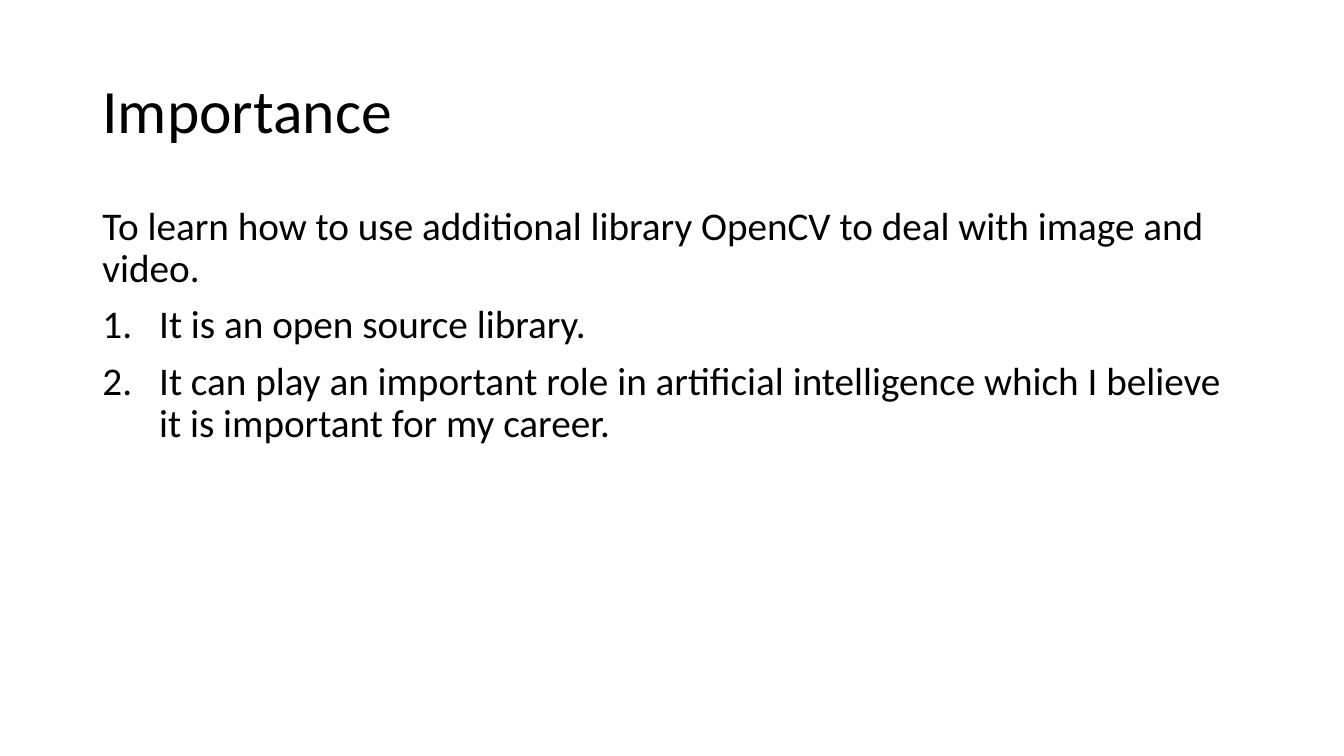
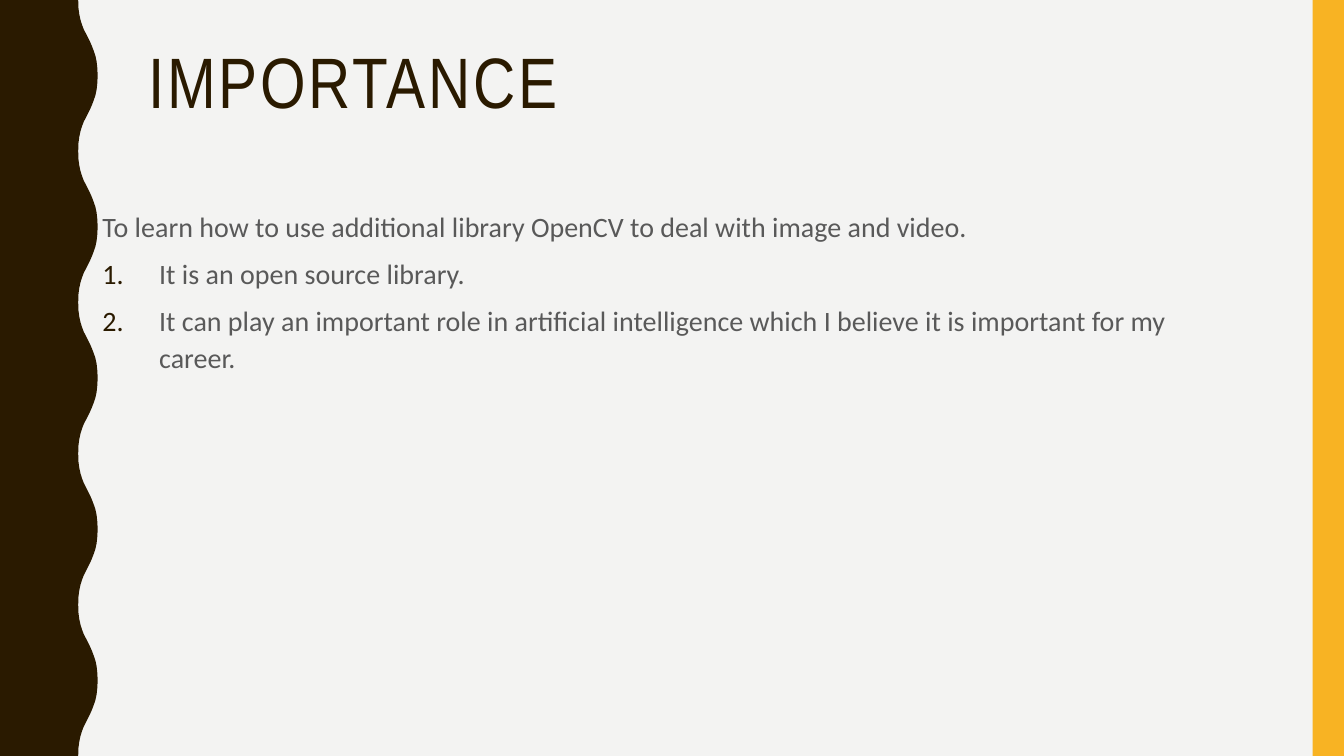
Before and after one commit to pzhu301/165FinalProject-PictureModification, a slide deck: slide 2 of FinalProject.pptx. Drawn at 1344x756 pixels with LibreOffice and Linux fonts; fonts in the diff are those of the drawing. Boxes give left, top, right and bottom in pixels: in the first picture for what was removed or moved away, otherwise in the second. Text is boxed around its words. In the diff, an @@ line names an element or a change of style, - is before the commit and + after.

```diff
--- a/FinalProject.pptx
+++ b/FinalProject.pptx
@@ background #FFFFFF to #F3F3F2 @@
@@ freeform shape added at [0,0,98,756], fill #2A1A00 @@
@@ rectangle added at [1313,0,1344,756], fill #F8B323 @@
@@ title "IMPORTANCE" at [148,58,558,109]: vertical alignment middle to top @@
@@ title at [148,58,558,109]: text changed; size 44 to 51 pt; font Calibri to Arial Narrow; text colour #000000 to #2A1A00 @@
-Importance
+IMPORTANCE
@@ text "To learn how to use ..." at [102,217,1166,368]: size 28 to 20 pt, text colour #000000 to #595959; line spacing 0.9 to 1.1; less space between paragraphs @@
```
Also in this commit, not shown: 1 other slide changed, 3 slides added, 2 slides removed.
